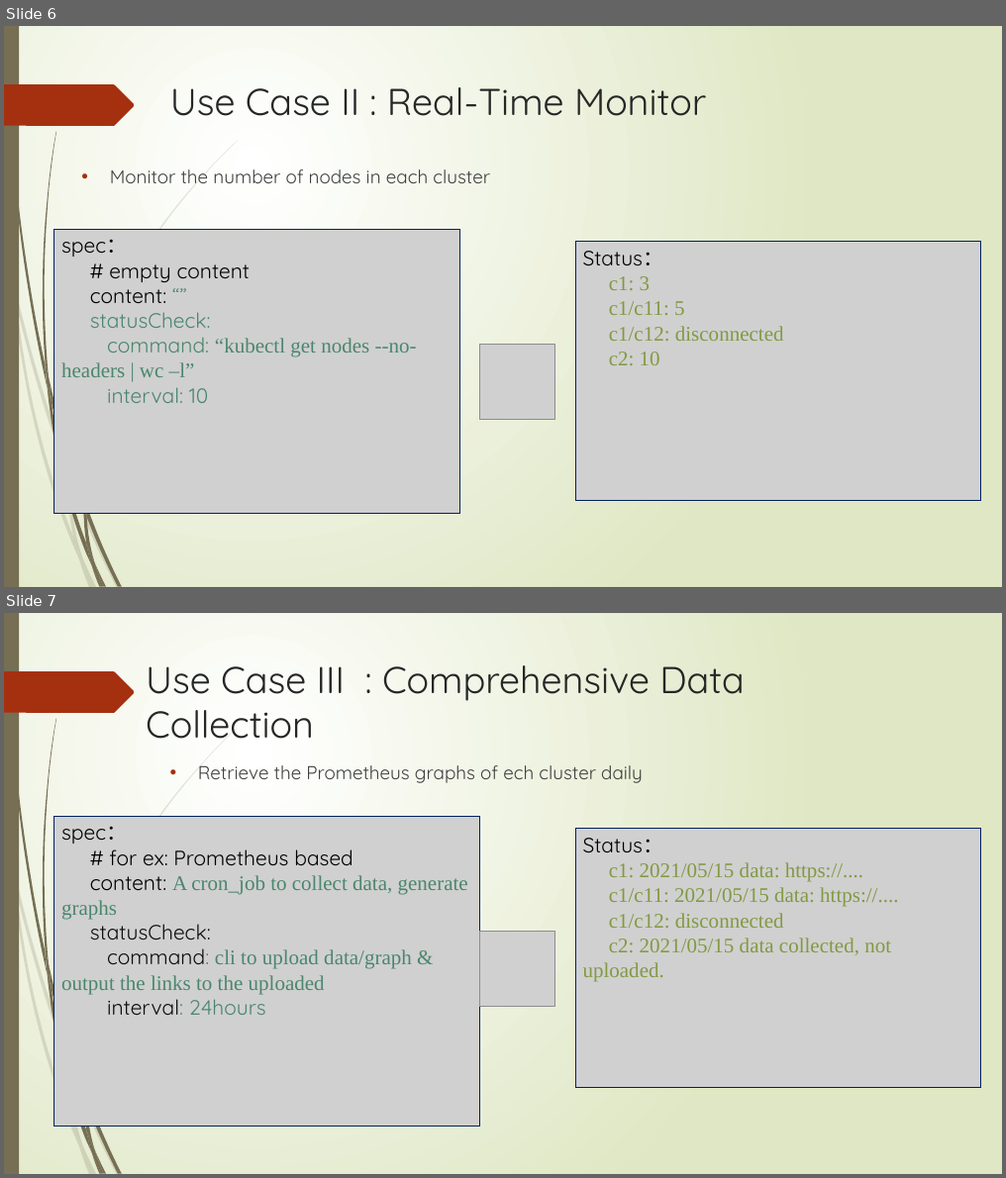
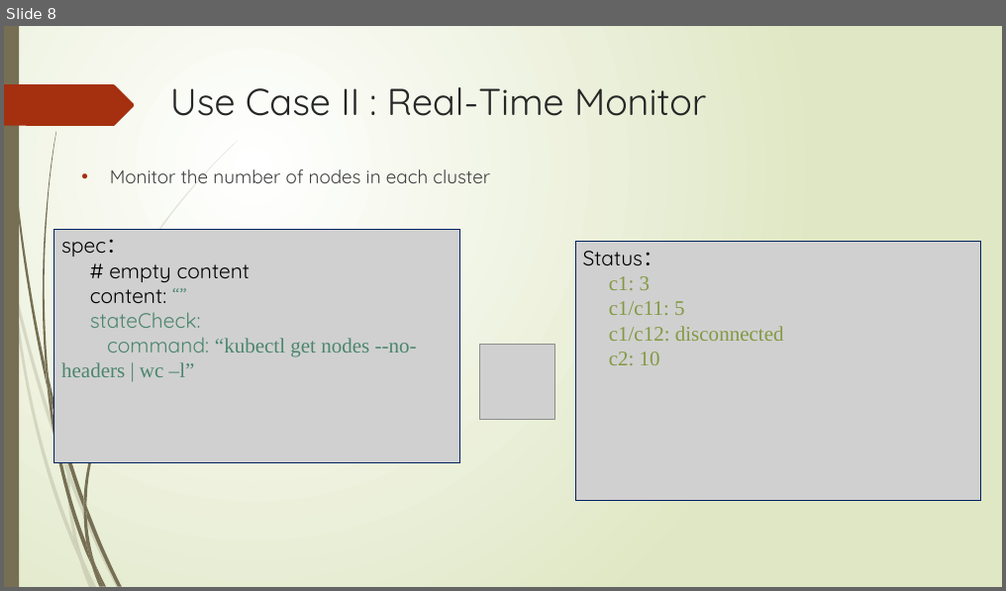
Before and after one commit to pdgetrf/ArktosEdge, a slide deck: slides/extend_mission.pptx. Shown one above the other, each under a label of ours: slides 6 and 7 before the commit, slide 8 after it. The pictures are 1006x1178 and 1006x591 pixels, drawn with LibreOffice and Linux fonts; fonts in the diff are those of the drawing; grey boxes stand for pictures. Boxes give left, top, right and bottom in pixels: in the first picture for what was removed or moved away, otherwise in the second. Text is boxed around its words. In the diff, an @@ line names an element or a change of style, - is before the commit and + after.

Commit message:
update slides about mission state and pruner

```diff
--- a/slides/extend_mission.pptx
+++ b/slides/extend_mission.pptx
@@ slide 7 removed at bbox=[4, 613, 1002, 1174], background gradient #FFFFFF to #DFE8C4; not listed: 21 template elements that a slide beside it also shows @@
@@ title removed at bbox=[146, 665, 745, 739] @@
-Use Case III : Comprehensive Data Collection
@@ text removed at bbox=[198, 765, 643, 783] @@
-• Retrieve the Prometheus graphs of ech cluster daily
@@ picture removed at bbox=[54, 816, 480, 1126] @@
-spec：
-# for ex: Prometheus based
-content: A cron_job to collect data, generate graphs
-statusCheck:
-command: cli to upload data/graph & output the links to the uploaded
-interval: 24hours
@@ picture removed at bbox=[575, 829, 981, 1088] @@
-Status：
-c1: 2021/05/15 data: https://....
-c1/c11: 2021/05/15 data: https://....
-c1/c12: disconnected
-c2: 2021/05/15 data collected, not uploaded.
@@ picture removed at bbox=[480, 931, 555, 1006] @@
@@ what was slide 6 is now slide 8 @@
@@ slide 8 changed as well @@
@@ picture "spec：": place and size @@
-picture "spec：" at bbox=[54, 229, 460, 513]
+picture "spec：" at bbox=[54, 229, 460, 464]
@@ freeform shape added at bbox=[83, 283, 199, 506], fill #766F54 @@
@@ text in picture at bbox=[90, 312, 201, 328]: text changed @@
-statusCheck:
+stateCheck:
@@ text in picture at bbox=[107, 381, 209, 403]: paragraph removed @@
-interval: 10
@@ freeform shape added at bbox=[67, 465, 70, 482], fill #766F54 at 20% opacity @@
```
Also in this commit, not shown: 5 other slides changed, 2 slides added.
